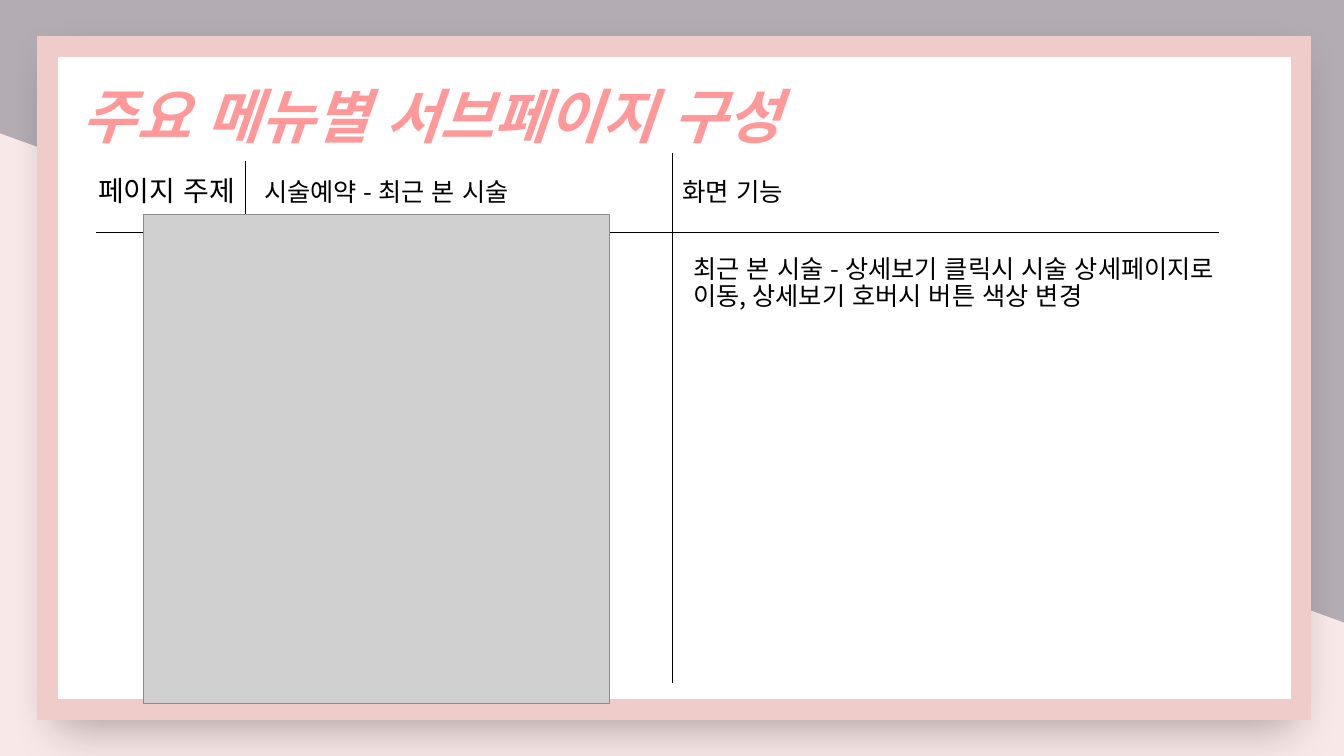
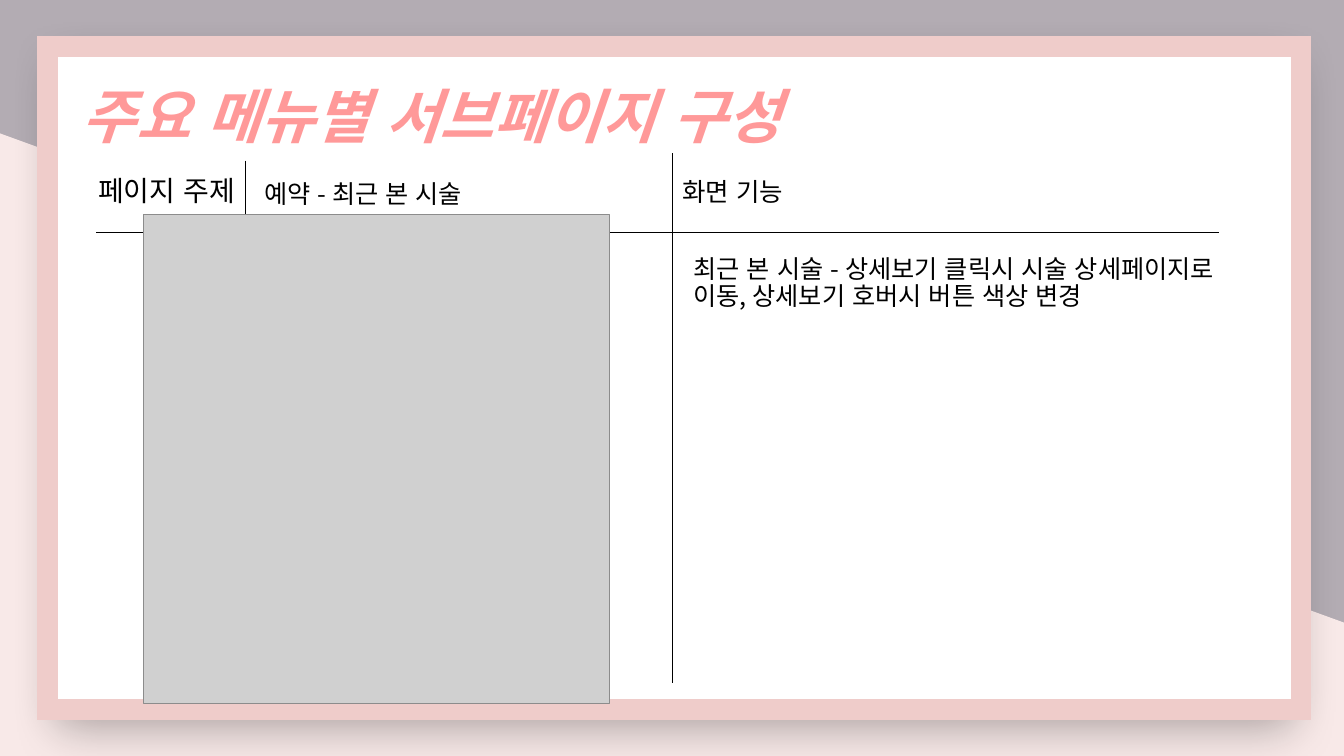
Before and after one commit to nimi2838/thecare, a slide deck: slide 18 of 졸작 기획서.pptx (slide 16 before the commit). Drawn at 1344x756 pixels with LibreOffice and Linux fonts; fonts in the diff are those of the drawing; grey boxes stand for pictures. Boxes give left, top, right and bottom in pixels: in the first picture for what was removed or moved away, otherwise in the second. Text is boxed around its words. In the diff, an @@ line names an element or a change of style, - is before the commit and + after.

```diff
--- a/졸작 기획서.pptx
+++ b/졸작 기획서.pptx
@@ text at [264, 182, 462, 205]: text changed @@
-시술예약 - 최근 본 시술
+예약 - 최근 본 시술
```
Also in this commit, not shown: 14 other slides changed, 1 slide added, 1 other file.
